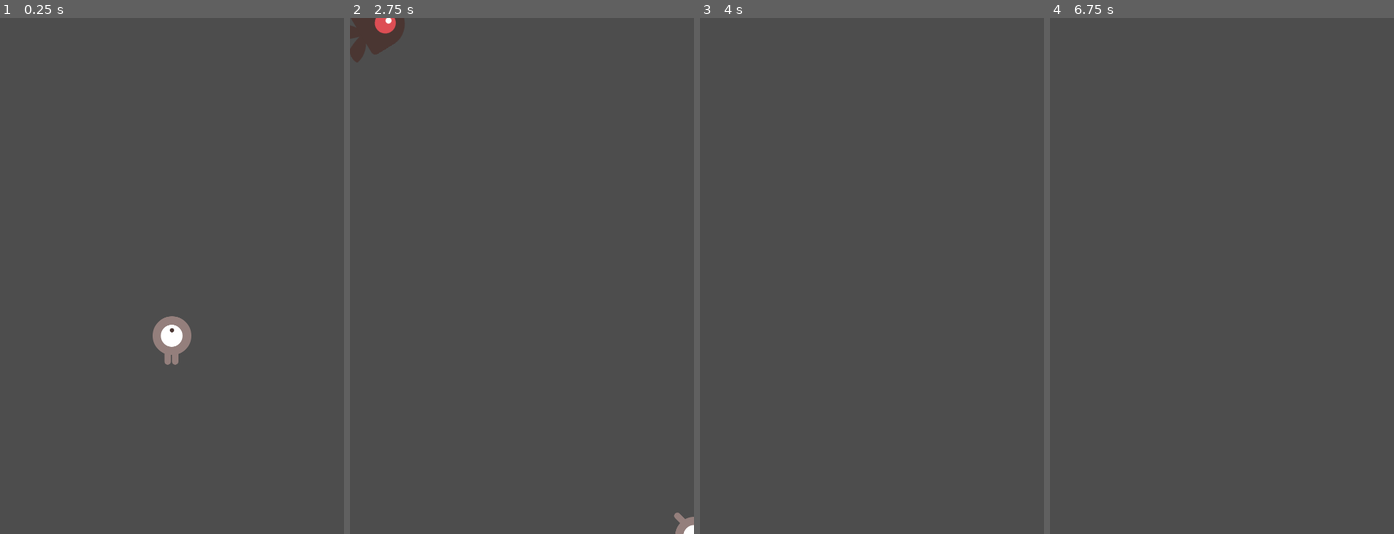
Above: before the commit, frames 1-4 (left to right).
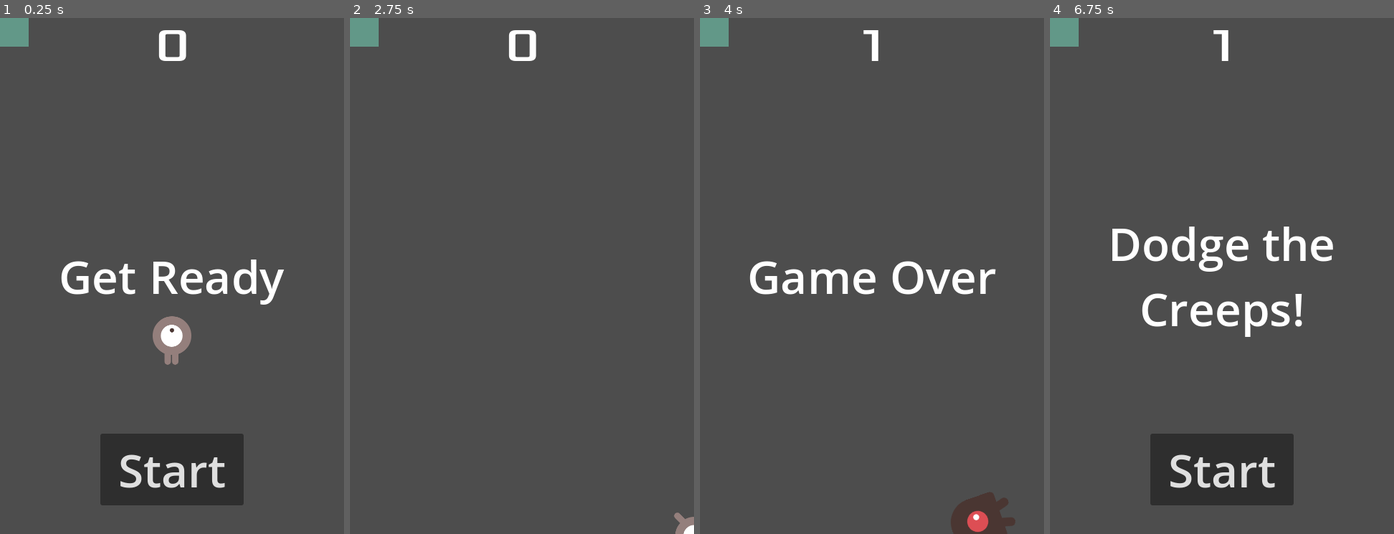
Above: after the commit, the same moments.

Repository: himanushi/godot-test
Game: Godot game, scene res://main.tscn
The game is run twice, just before and just after one commit, with the same random seed, the same clock (stepped at 60 frames per second) and the same inputs.
Inputs (mouse positions are in pixels of both pictures, inside the frame that each line leads up to):
- Up to frame 1 (0.25 s): no input
- Up to frame 2 (2.75 s): click (522, 472) at 0.5 s, where only the run after the commit has a clickable "Start"; tap Enter at 1.25 s; hold Right (move_right) 1.28-2.03 s; hold Down (move_down) from 2.03 s (still down)
- Up to frame 3 (4 s): release Down (move_down) at 2.78 s; hold Right (move_right) 2.78-3.53 s; hold Up (move_up) from 3.53 s (still down)
- Up to frame 4 (6.75 s): release Up (move_up) at 4.28 s; hold Left (move_left) 4.28-5.78 s; tap Space at 5 s; hold Down (move_down) 5.78-6.53 s; tap Enter at 6.5 s; hold Right (move_right) from 6.53 s (still down)

The runs differ from the first frame. In frame 1, 8.1% of the frame differs, in the area x 0-83%, y 0-95%; in frame 2, 1.3%; in frame 3, 3.3%; in frame 4, 9.2%.
Error before the commit: Attempt to call function 'update_score' in base 'null instance' on a null instance. (res://main.gd:26)

Commit message:
fix: main.tscn

Diff:
--- a/2d-game/main.tscn
+++ b/2d-game/main.tscn
@@ -1,8 +1,9 @@
-[gd_scene load_steps=5 format=3 uid="uid://cygmq0cdsv3c7"]
+[gd_scene load_steps=6 format=3 uid="uid://cygmq0cdsv3c7"]
 
 [ext_resource type="Script" uid="uid://mrxhfv1sd4gt" path="res://main.gd" id="1_0xm2m"]
 [ext_resource type="PackedScene" uid="uid://cvijuyt2bmtis" path="res://player.tscn" id="1_ig7tw"]
 [ext_resource type="PackedScene" uid="uid://d3rubhn3l4wr8" path="res://mob.tscn" id="2_h2yge"]
+[ext_resource type="PackedScene" uid="uid://dw5gakrt6h7im" path="res://hud.tscn" id="4_1bvp3"]
 
 [sub_resource type="Curve2D" id="Curve2D_7dm0k"]
 _data = {
@@ -33,8 +34,16 @@
 
 [node name="MobSpawnLocation" type="PathFollow2D" parent="MobPath"]
 
+[node name="HUD" parent="." instance=ExtResource("4_1bvp3")]
+
+[node name="ColorRect" type="ColorRect" parent="."]
+offset_right = 40.0
+offset_bottom = 40.0
+color = Color(0.38322315, 0.59625524, 0.5342495, 1)
+
 [connection signal="hit" from="Player" to="." method="_on_player_hit"]
 [connection signal="hit" from="Player" to="." method="game_over"]
 [connection signal="timeout" from="MobTimer" to="." method="_on_mob_timer_timeout"]
 [connection signal="timeout" from="ScoreTimer" to="." method="_on_score_timer_timeout"]
 [connection signal="timeout" from="StartTimer" to="." method="_on_start_timer_timeout"]
+[connection signal="start_game" from="HUD" to="." method="new_game"]
